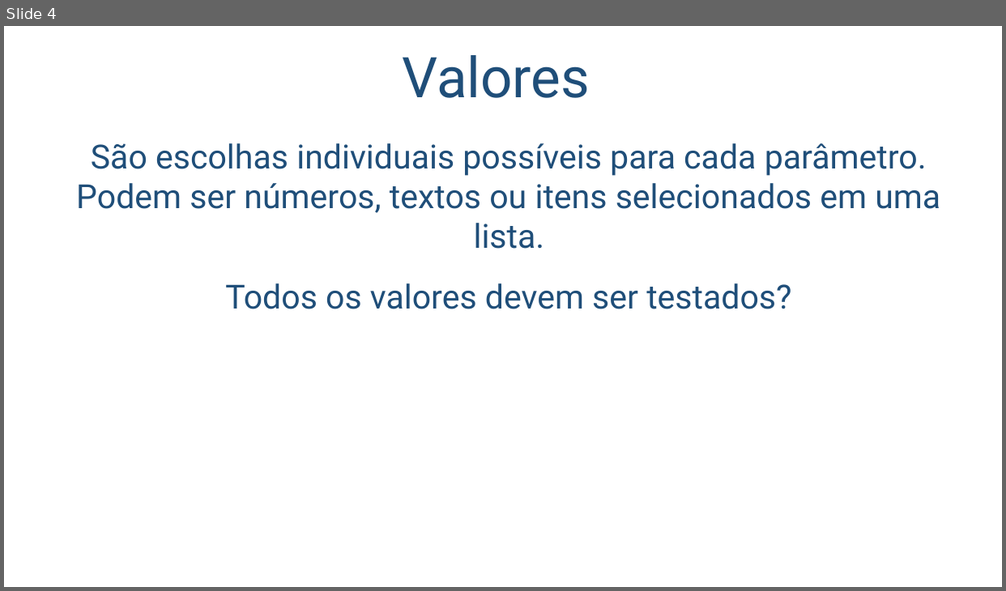
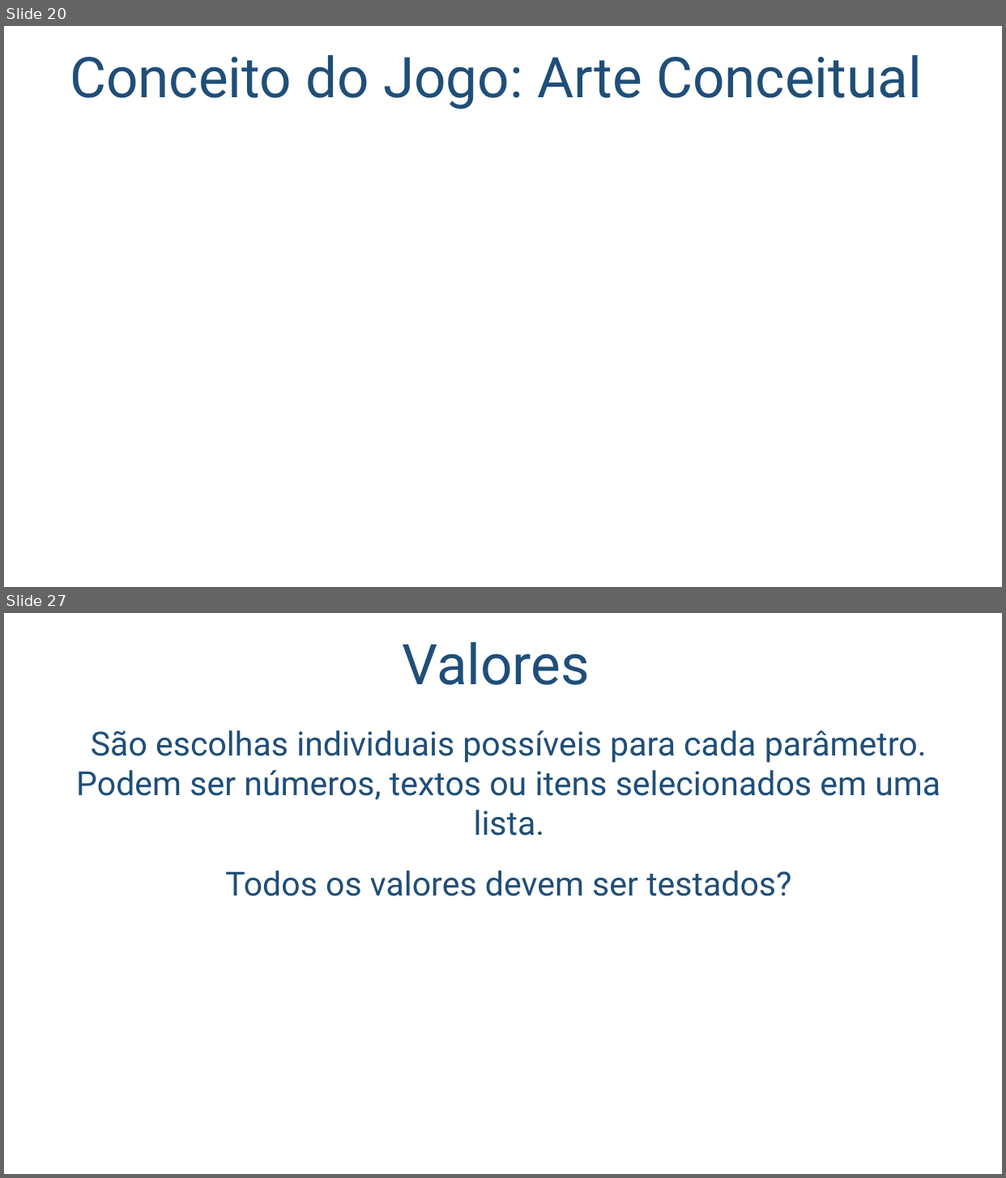
Before and after one commit to salmo-jr/public-slides, a slide deck: engenharia-de-software.pptx. Shown one above the other, each under a label of ours: slide 4 before the commit, slides 20 and 27 after it; the slides between them are not shown. The pictures are 1006x591 and 1006x1178 pixels, drawn with LibreOffice and Linux fonts; fonts in the diff are those of the drawing; background and template pictures are left out. Boxes give left, top, right and bottom in pixels: in the first picture for what was removed or moved away, otherwise in the second. Text is boxed around its words. In the diff, an @@ line names an element or a change of style, - is before the commit and + after.

```diff
--- a/engenharia-de-software.pptx
+++ b/engenharia-de-software.pptx
@@ slide 20 added at (4,26,1002,587), background picture (left out) @@
@@ title added at (70,55,922,109), 54 pt, text #1F4E79 @@
+Conceito do Jogo: Arte Conceitual
@@ what was slide 4 is now slide 27 @@
```
Also in this commit, not shown: 23 other slides added, 1 slide removed.
